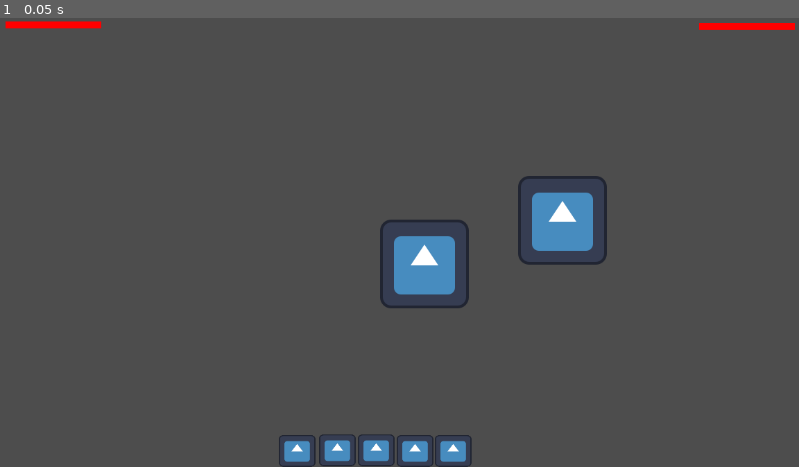
Above: before the commit, frame 1.
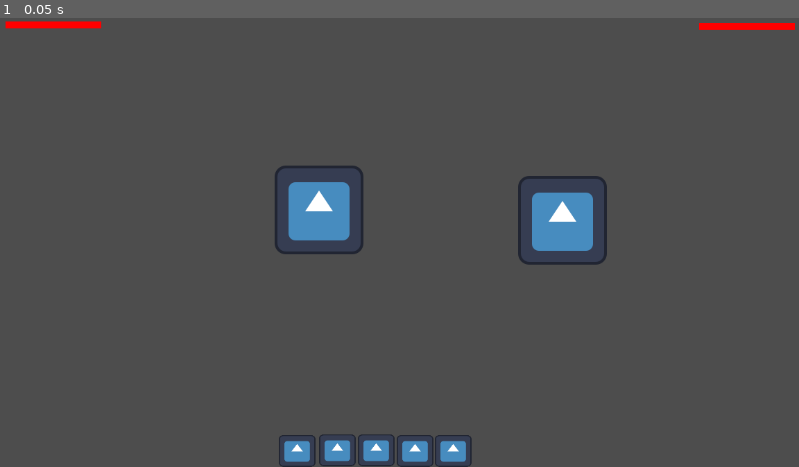
Above: after the commit, the same moment.

Repository: NianZo/ProjectFlash
Game: Godot game, scene res://exporatory_scene.tscn
Two runs of this game, one before a commit and one after it. Both use one fixed random seed, a clock stepped at 60 frames per second and the inputs below. The engine's default icon, where the game draws it, is replaced by a stand-in: a white triangle on a blue panel in a dark square.
Inputs:
- Up to frame 1 (0.05 s): no input

The runs differ from the first frame. In frame 1, 2.6% of the frame differs, in the area x 34-59%, y 32-65%.

Commit message:
Clean up code and object structure
Refactoring to make sure that all UI elements are part of the scene and
not attached to moving character objects. Also cleaning up script code
to remove extra lines, pass statements, and commented out code.

Diff:
--- a/area_2d.gd
+++ b/area_2d.gd
@@ -4,4 +4,5 @@
 
 func _input_event(viewport, event, int):
 	if event is InputEventMouseButton and event.pressed:
-		clicked.emit()
+		#clicked.emit()
+		pass
--- a/enemy.gd
+++ b/enemy.gd
@@ -9,19 +9,11 @@
 func setActiveEnemy(enemy: Control):
 	activeEnemy = enemy
 
-func onClicked():
-	clicked.emit(self)
-
 func _ready():
 	health = MAX_HEALTH
-	$HealthBar.set_instance_shader_parameter("baseColor", Vector4(1.0, 0.0, 0.0, 1.0))
-	$HealthBar.set_instance_shader_parameter("progress", health * 1.0 / MAX_HEALTH)
-	$Area2D.clicked.connect(onClicked)
-	pass
 
 func _process(delta: float):
 	pass
-	$HealthBar.set_instance_shader_parameter("progress", health * 1.0 / MAX_HEALTH)
 
 func _gui_input(event: InputEvent):
 	pass
--- a/exporatory_scene.gd
+++ b/exporatory_scene.gd
@@ -1,22 +1,30 @@
 extends Control
 
 func onEnemyClicked(enemy: Control):
-	pass
 	$Player.setActiveEnemy(enemy)
 
 func _ready():
 	$Enemy.clicked.connect(onEnemyClicked)
 	self.gui_input.connect(onMapClicked)
+	$AttackButton1.pressed.connect(onAttackButton1Pressed)
+
+	$PlayerHealthBar.set_instance_shader_parameter("baseColor", Vector4(1.0, 0.0, 0.0, 1.0))
+	$PlayerHealthBar.set_instance_shader_parameter("progress", $Player.health * 1.0 / $Player.MAX_HEALTH)
+
+	$EnemyHealthBar.set_instance_shader_parameter("baseColor", Vector4(1.0, 0.0, 0.0, 1.0))
+	$EnemyHealthBar.set_instance_shader_parameter("progress", $Enemy.health * 1.0 / $Enemy.MAX_HEALTH)
+
+func _process(delta: float):
+	$PlayerHealthBar.set_instance_shader_parameter("progress", $Player.health * 1.0 / $Player.MAX_HEALTH)
+	$EnemyHealthBar.set_instance_shader_parameter("progress", $Enemy.health * 1.0 / $Enemy.MAX_HEALTH)
 
 func onMapClicked():
-	pass
 	$Player.move(get_global_mouse_position())
 
 func _gui_input(event: InputEvent):
-	pass
 	if event is InputEventMouseButton and event.button_index == MOUSE_BUTTON_LEFT and event.pressed:
 		print("Clicked on environment")
 		$Player.move(get_global_mouse_position())
-#func _input(event):
-	#if event is InputEventMouseButton and event.button_index == MOUSE_BUTTON_LEFT:
-	#	$Player.move(get_global_mouse_position())
+
+func onAttackButton1Pressed():
+	$Player.onAttackButton1Pressed()
--- a/exporatory_scene.tscn
+++ b/exporatory_scene.tscn
@@ -5,16 +5,12 @@
 [ext_resource type="Shader" uid="uid://cjf50qu1bvu2r" path="res://progress_bar.gdshader" id="2_6v0uh"]
 [ext_resource type="Script" uid="uid://5m2l2kmilowm" path="res://player.gd" id="2_vr4lh"]
 [ext_resource type="Script" uid="uid://iq00grairmoa" path="res://enemy.gd" id="5_a6xks"]
-[ext_resource type="Script" uid="uid://bytnxf7mnk1e1" path="res://area_2d.gd" id="6_gwngo"]
 
 [sub_resource type="RectangleShape2D" id="RectangleShape2D_gwngo"]
 size = Vector2(1152, 647)
 
 [sub_resource type="ShaderMaterial" id="ShaderMaterial_vr4lh"]
 shader = ExtResource("2_6v0uh")
-
-[sub_resource type="RectangleShape2D" id="RectangleShape2D_a6xks"]
-size = Vector2(127, 127)
 
 [node name="ExporatoryScene" type="Control" unique_id=2072897197]
 layout_mode = 3
@@ -31,62 +27,15 @@
 
 [node name="Player" type="Control" parent="." unique_id=826768178]
 anchors_preset = 0
+offset_left = 460.0
+offset_top = 276.0
+offset_right = 460.0
+offset_bottom = 276.0
 script = ExtResource("2_vr4lh")
 
-[node name="HealthBar" type="Sprite2D" parent="Player" unique_id=1567767709]
-material = SubResource("ShaderMaterial_vr4lh")
-position = Vector2(77, 10)
-scale = Vector2(1.078125, 0.078125)
+[node name="Sprite" type="Sprite2D" parent="Player" unique_id=1983002552]
+position = Vector2(0, 1)
 texture = ExtResource("1_3agob")
-
-[node name="Sprite" type="Sprite2D" parent="Player" unique_id=1983002552]
-position = Vector2(612, 355)
-texture = ExtResource("1_3agob")
-
-[node name="AttackButton1" type="TextureButton" parent="Player" unique_id=1590262687]
-layout_mode = 0
-offset_left = 402.0
-offset_top = 602.0
-offset_right = 530.0
-offset_bottom = 730.0
-scale = Vector2(0.4132198, 0.3561467)
-texture_normal = ExtResource("1_3agob")
-
-[node name="AttackButton2" type="TextureButton" parent="Player" unique_id=1055341945]
-layout_mode = 0
-offset_left = 460.00006
-offset_top = 601.00006
-offset_right = 588.00006
-offset_bottom = 729.00006
-scale = Vector2(0.4132198, 0.3561467)
-texture_normal = ExtResource("1_3agob")
-
-[node name="AttackButton3" type="TextureButton" parent="Player" unique_id=1943825647]
-layout_mode = 0
-offset_left = 516.0
-offset_top = 601.0
-offset_right = 644.0
-offset_bottom = 729.0
-scale = Vector2(0.4132198, 0.3561467)
-texture_normal = ExtResource("1_3agob")
-
-[node name="AttackButton4" type="TextureButton" parent="Player" unique_id=710749231]
-layout_mode = 0
-offset_left = 572.0
-offset_top = 602.0
-offset_right = 700.0
-offset_bottom = 730.0
-scale = Vector2(0.4132198, 0.3561467)
-texture_normal = ExtResource("1_3agob")
-
-[node name="AttackButton5" type="TextureButton" parent="Player" unique_id=853895857]
-layout_mode = 0
-offset_left = 627.00006
-offset_top = 602.0
-offset_right = 755.00006
-offset_bottom = 730.0
-scale = Vector2(0.4132198, 0.3561467)
-texture_normal = ExtResource("1_3agob")
 
 [node name="Enemy" type="Control" parent="." unique_id=1626023385]
 anchors_preset = 0
@@ -96,20 +45,63 @@
 offset_bottom = 357.0
 script = ExtResource("5_a6xks")
 
-[node name="HealthBar" type="Sprite2D" parent="Enemy" unique_id=1105162058]
-material = SubResource("ShaderMaterial_vr4lh")
-position = Vector2(330, -215)
-scale = Vector2(1.078125, 0.078125)
-texture = ExtResource("1_3agob")
-
 [node name="Sprite2D3" type="Sprite2D" parent="Enemy" unique_id=1004648774]
 position = Vector2(64, 65)
 texture = ExtResource("1_3agob")
 
-[node name="Area2D" type="Area2D" parent="Enemy" unique_id=2091997027]
-visible = false
-script = ExtResource("6_gwngo")
+[node name="AttackButton1" type="TextureButton" parent="." unique_id=1590262687]
+layout_mode = 0
+offset_left = 402.0
+offset_top = 602.0
+offset_right = 530.0
+offset_bottom = 730.0
+scale = Vector2(0.4132198, 0.3561467)
+texture_normal = ExtResource("1_3agob")
 
-[node name="CollisionShape2D" type="CollisionShape2D" parent="Enemy/Area2D" unique_id=1618004567]
-position = Vector2(320, 199)
-shape = SubResource("RectangleShape2D_a6xks")
+[node name="AttackButton2" type="TextureButton" parent="." unique_id=1055341945]
+layout_mode = 0
+offset_left = 460.00006
+offset_top = 601.00006
+offset_right = 588.00006
+offset_bottom = 729.00006
+scale = Vector2(0.4132198, 0.3561467)
+texture_normal = ExtResource("1_3agob")
+
+[node name="AttackButton3" type="TextureButton" parent="." unique_id=1943825647]
+layout_mode = 0
+offset_left = 516.0
+offset_top = 601.0
+offset_right = 644.0
+offset_bottom = 729.0
+scale = Vector2(0.4132198, 0.3561467)
+texture_normal = ExtResource("1_3agob")
+
+[node name="AttackButton4" type="TextureButton" parent="." unique_id=710749231]
+layout_mode = 0
+offset_left = 572.0
+offset_top = 602.0
+offset_right = 700.0
+offset_bottom = 730.0
+scale = Vector2(0.4132198, 0.3561467)
+texture_normal = ExtResource("1_3agob")
+
+[node name="AttackButton5" type="TextureButton" parent="." unique_id=853895857]
+layout_mode = 0
+offset_left = 627.00006
+offset_top = 602.0
+offset_right = 755.00006
+offset_bottom = 730.0
+scale = Vector2(0.4132198, 0.3561467)
+texture_normal = ExtResource("1_3agob")
+
+[node name="PlayerHealthBar" type="Sprite2D" parent="." unique_id=1567767709]
+material = SubResource("ShaderMaterial_vr4lh")
+position = Vector2(77, 10)
+scale = Vector2(1.078125, 0.078125)
+texture = ExtResource("1_3agob")
+
+[node name="EnemyHealthBar" type="Sprite2D" parent="." unique_id=1105162058]
+material = SubResource("ShaderMaterial_vr4lh")
+position = Vector2(1077, 12)
+scale = Vector2(1.078125, 0.078125)
+texture = ExtResource("1_3agob")
--- a/player.gd
+++ b/player.gd
@@ -8,11 +8,11 @@
 const SPEED: float = 200
 
 func stepTowardsTarget(delta: float):
-	var travelVector: Vector2 = targetPosition - $Sprite.position
+	var travelVector: Vector2 = targetPosition - position
 	if travelVector.length() < SPEED * delta:
-		$Sprite.position = targetPosition
+		position = targetPosition
 		return
-	$Sprite.position = $Sprite.position + travelVector.normalized() * SPEED * delta
+	position = position + travelVector.normalized() * SPEED * delta
 
 func setActiveEnemy(enemy: Control):
 	activeEnemy = enemy
@@ -20,20 +20,12 @@
 
 func _ready():
 	health = MAX_HEALTH
-	$HealthBar.set_instance_shader_parameter("baseColor", Vector4(1.0, 0.0, 0.0, 1.0))
-	$HealthBar.set_instance_shader_parameter("progress", health * 1.0 / MAX_HEALTH)
-	$AttackButton1.pressed.connect(onAttackButton1Pressed)
-
-	targetPosition = $Sprite.position
-	pass
+	targetPosition = position
 
 func _process(delta: float):
-	pass
-	$HealthBar.set_instance_shader_parameter("progress", health * 1.0 / MAX_HEALTH)
 	stepTowardsTarget(delta)
 
 func onAttackButton1Pressed():
-	pass
 	if activeEnemy:
 		activeEnemy.hit(5)
 
